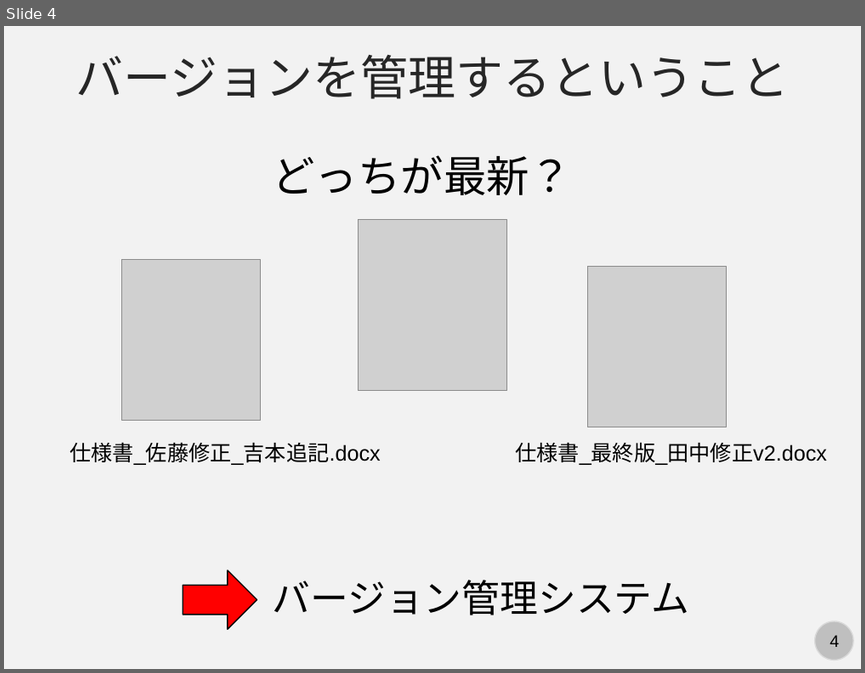
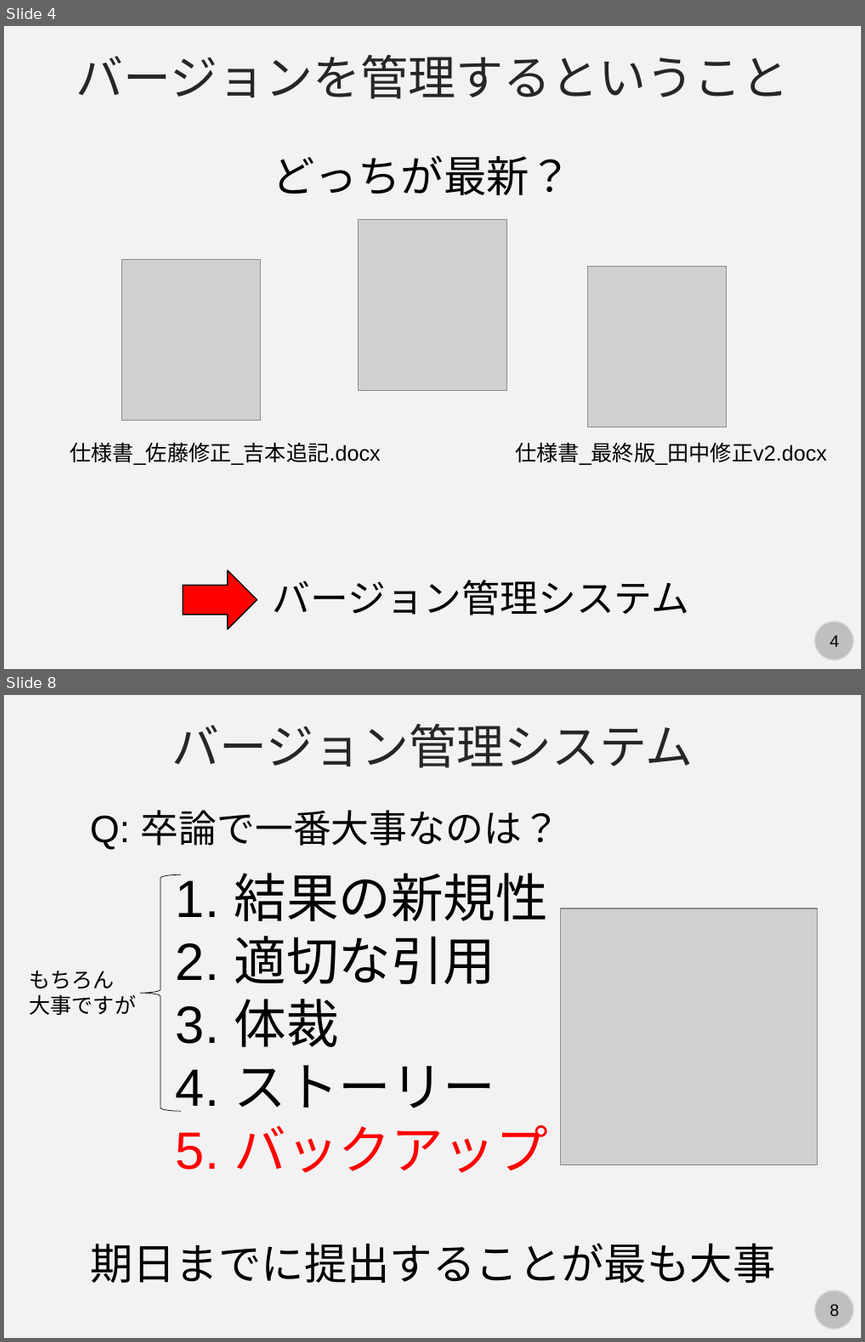
Before and after one commit to kaityo256/github, a slide deck: vcs/fig/slide.pptx. Shown one above the other, each under a label of ours: slide 4 before the commit, slides 4 and 8 after it; the slides between them are not shown. The pictures are 865x673 and 865x1342 pixels, drawn with LibreOffice and Linux fonts; fonts in the diff are those of the drawing; grey boxes stand for pictures. Boxes give left, top, right and bottom in pixels: in the first picture for what was removed or moved away, otherwise in the second. Text is boxed around its words. In the diff, an @@ line names an element or a change of style, - is before the commit and + after.

```diff
--- a/vcs/fig/slide.pptx
+++ b/vcs/fig/slide.pptx
@@ slide 8 added at (4,695,861,1338), background #F2F2F2; not listed: 2 template elements that a slide beside it also shows @@
@@ text added at (172,724,693,768), 40 pt, text #262626 @@
+バージョン管理システム
@@ text added at (90,810,560,850), 32 pt, text #000000 @@
+Q: 卒論で一番大事なのは？
@@ text added at (176,873,548,1173), 44 pt, text #000000 @@
+1. 結果の新規性
+2. 適切な引用
+3. 体裁
+4. ストーリー
+5. バックアップ
@@ left brace added at (140,875,181,1111), outline #000000 0.5 pt @@
@@ picture added at (561,908,817,1164) @@
@@ text added at (29,970,136,1015), 18 pt, text #000000 @@
+もちろん
+大事ですが
@@ text added at (90,1242,775,1283), 36 pt, text #000000 @@
+期日までに提出することが最も大事
```
Also in this commit, not shown: 1 slide changed, 8 other slides added, 1 slide removed.
